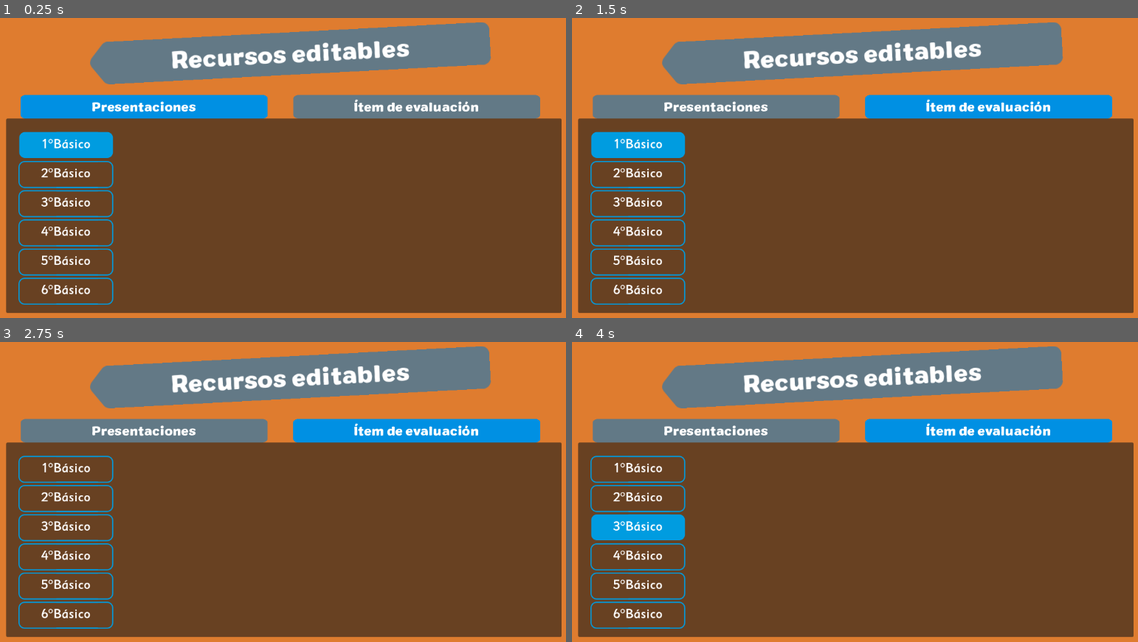
Above: before the commit, frames 1-4 (two rows, left to right).
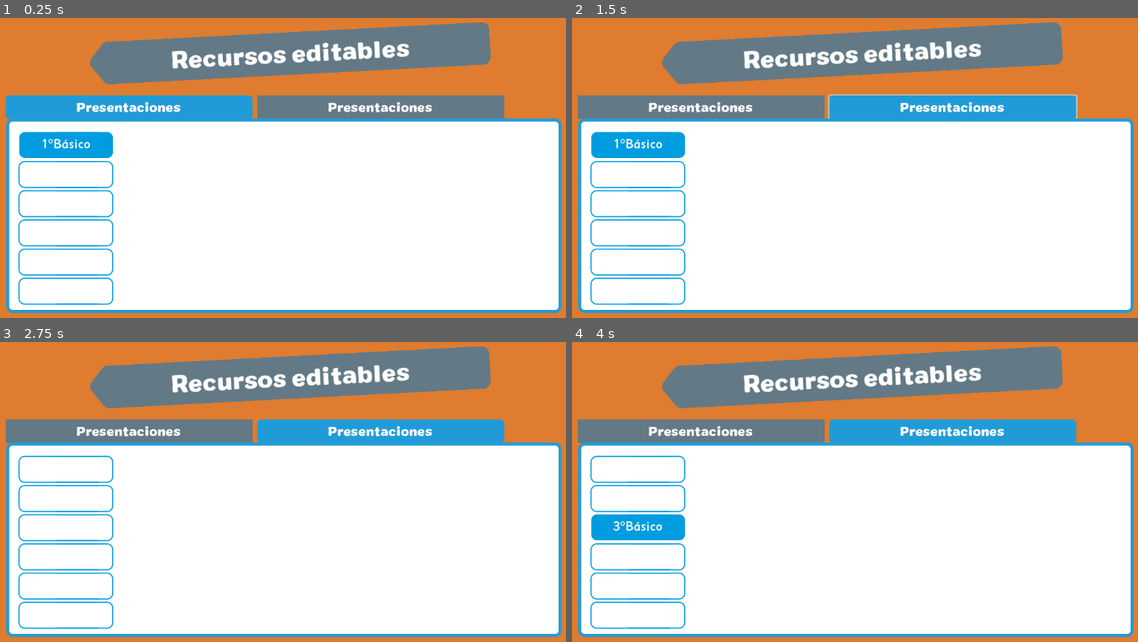
Above: after the commit, the same moments.

Repository: dhigueraf/Reader
Game: Godot game, scene res://Escenas/Editables2.tscn
Two runs of this game, one before a commit and one after it. Both use one fixed random seed, a clock stepped at 60 frames per second and the inputs below. This scene is started directly instead of the project's main scene.
Inputs:
- Up to frame 1 (0.25 s): no input
- Up to frame 2 (1.5 s): click "Presentaciones" at 0.5 s; click "Ítem de evaluación" (after the commit: "Presentaciones") at 1.25 s
- Up to frame 3 (2.75 s): click "1°Básico" at 2 s
- Up to frame 4 (4 s): click "2°Básico" at 2.75 s; click "3°Básico" at 3.5 s

The runs differ from the first frame. In frame 1, 67% of the frame differs, in the area x 0-100%, y 25-99%; in frame 2, 66%; in frame 3, 68%; in frame 4, 66%.
Error in both runs: Invalid access to property or key 'folders' on a base object of type 'Dictionary'. (res://Scripts/Editables2.gd:28)

Commit message:
ADD some style

Diff:
--- a/Escenas/Editables2.tscn
+++ b/Escenas/Editables2.tscn
@@ -1,10 +1,8 @@
-[gd_scene load_steps=12 format=3 uid="uid://2m2nhcxj7aaj"]
+[gd_scene load_steps=13 format=3 uid="uid://2m2nhcxj7aaj"]
 
 [ext_resource type="Script" path="res://Scripts/Editables2.gd" id="1_hop3w"]
 [ext_resource type="Texture2D" uid="uid://dcfqb5gpl3tb4" path="res://Sprites/GUI/IconFlecha.png" id="2_b3gj2"]
 [ext_resource type="FontFile" uid="uid://b1talsa0wfwtk" path="res://fonts/j foundry - colby black.otf" id="3_nxvjh"]
-[ext_resource type="Texture2D" uid="uid://dshmwi088ei1a" path="res://Sprites/GUI/btnTxt.png" id="4_p38ix"]
-[ext_resource type="Texture2D" uid="uid://dwmwhyxtgcw3g" path="res://Sprites/GUI/btnTxtChecked.png" id="5_o4roa"]
 [ext_resource type="Texture2D" uid="uid://chcl6h1t8i0ei" path="res://Sprites/GUI/btn_transpaente.png" id="6_nop83"]
 [ext_resource type="Texture2D" uid="uid://mslmdufus0g4" path="res://Sprites/GUI/btn_transpaente_relleno.png" id="7_spkvv"]
 [ext_resource type="FontFile" uid="uid://b0egmodgvdla" path="res://fonts/SassoonSansStd-Medium.otf" id="8_f0aod"]
@@ -13,9 +11,30 @@
 font = ExtResource("3_nxvjh")
 font_size = 45
 
-[sub_resource type="LabelSettings" id="LabelSettings_xwsyd"]
-font = ExtResource("3_nxvjh")
-font_size = 24
+[sub_resource type="StyleBoxFlat" id="StyleBoxFlat_qb03l"]
+bg_color = Color(0.388235, 0.47451, 0.52549, 1)
+
+[sub_resource type="StyleBoxFlat" id="StyleBoxFlat_uqave"]
+bg_color = Color(0.294118, 0.72549, 0.964706, 1)
+
+[sub_resource type="StyleBoxFlat" id="StyleBoxFlat_x0ab7"]
+bg_color = Color(0.129412, 0.607843, 0.843137, 1)
+corner_radius_top_left = 8
+corner_radius_top_right = 8
+corner_radius_bottom_right = 8
+corner_radius_bottom_left = 8
+
+[sub_resource type="StyleBoxFlat" id="StyleBoxFlat_5n5n6"]
+bg_color = Color(1, 1, 1, 1)
+border_width_left = 6
+border_width_top = 6
+border_width_right = 6
+border_width_bottom = 6
+border_color = Color(0.129412, 0.607843, 0.843137, 1)
+corner_radius_top_left = 12
+corner_radius_top_right = 12
+corner_radius_bottom_right = 12
+corner_radius_bottom_left = 12
 
 [sub_resource type="LabelSettings" id="LabelSettings_w81va"]
 font = ExtResource("8_f0aod")
@@ -59,64 +78,47 @@
 horizontal_alignment = 1
 vertical_alignment = 1
 
-[node name="BtnPresencaciones" type="TextureButton" parent="CanvasLayer/Control"]
-layout_mode = 1
-anchors_preset = -1
-anchor_left = 0.046
-anchor_top = 0.321
-anchor_right = 0.464
-anchor_bottom = 0.392
-offset_left = 0.00799179
-offset_top = -0.00801086
-offset_right = 0.471985
-offset_bottom = -0.016037
+[node name="BtnPresencaciones" type="Button" parent="CanvasLayer/Control"]
+layout_mode = 1
+anchors_preset = -1
+anchor_left = 0.021
+anchor_top = 0.323
+anchor_right = 0.439
+anchor_bottom = 0.394
+offset_left = -0.192009
+offset_top = -0.304016
+offset_right = 0.271912
+offset_bottom = -0.312057
+theme_override_colors/font_color = Color(1, 1, 1, 1)
+theme_override_fonts/font = ExtResource("3_nxvjh")
+theme_override_font_sizes/font_size = 24
+theme_override_styles/normal = SubResource("StyleBoxFlat_qb03l")
+theme_override_styles/hover = SubResource("StyleBoxFlat_uqave")
+theme_override_styles/pressed = SubResource("StyleBoxFlat_x0ab7")
 toggle_mode = true
 button_pressed = true
-texture_normal = ExtResource("4_p38ix")
-texture_pressed = ExtResource("5_o4roa")
-ignore_texture_size = true
-stretch_mode = 0
-
-[node name="Label" type="Label" parent="CanvasLayer/Control/BtnPresencaciones"]
-layout_mode = 1
-anchors_preset = 15
-anchor_right = 1.0
-anchor_bottom = 1.0
-grow_horizontal = 2
-grow_vertical = 2
 text = "Presentaciones"
-label_settings = SubResource("LabelSettings_xwsyd")
-horizontal_alignment = 1
-vertical_alignment = 1
-
-[node name="BtnEvaluaciones" type="TextureButton" parent="CanvasLayer/Control"]
-layout_mode = 1
-anchors_preset = -1
-anchor_left = 0.508
-anchor_top = 0.321
-anchor_right = 0.926
-anchor_bottom = 0.392
-offset_left = -0.216003
-offset_top = -0.00801086
-offset_right = 0.247925
-offset_bottom = -0.016037
-toggle_mode = true
-texture_normal = ExtResource("4_p38ix")
-texture_pressed = ExtResource("5_o4roa")
-ignore_texture_size = true
-stretch_mode = 0
-
-[node name="Label" type="Label" parent="CanvasLayer/Control/BtnEvaluaciones"]
-layout_mode = 1
-anchors_preset = 15
-anchor_right = 1.0
-anchor_bottom = 1.0
-grow_horizontal = 2
-grow_vertical = 2
-text = "Ítem de evaluación"
-label_settings = SubResource("LabelSettings_xwsyd")
-horizontal_alignment = 1
-vertical_alignment = 1
+
+[node name="BtnEvaluaciones" type="Button" parent="CanvasLayer/Control"]
+layout_mode = 1
+anchors_preset = -1
+anchor_left = 0.447
+anchor_top = 0.323
+anchor_right = 0.865
+anchor_bottom = 0.394
+offset_left = 0.0559692
+offset_top = -0.304016
+offset_right = 0.519897
+offset_bottom = -0.312057
+theme_override_colors/font_color = Color(1, 1, 1, 1)
+theme_override_fonts/font = ExtResource("3_nxvjh")
+theme_override_font_sizes/font_size = 24
+theme_override_styles/normal = SubResource("StyleBoxFlat_qb03l")
+theme_override_styles/hover = SubResource("StyleBoxFlat_uqave")
+theme_override_styles/pressed = SubResource("StyleBoxFlat_x0ab7")
+toggle_mode = true
+button_pressed = true
+text = "Presentaciones"
 
 [node name="Panel" type="Panel" parent="CanvasLayer/Control"]
 layout_mode = 1
@@ -129,6 +131,7 @@
 offset_top = -0.0160065
 offset_right = -0.375977
 offset_bottom = 0.255981
+theme_override_styles/panel = SubResource("StyleBoxFlat_5n5n6")
 
 [node name="Presentaciones" type="Control" parent="CanvasLayer/Control/Panel"]
 layout_mode = 1
--- a/project.godot
+++ b/project.godot
@@ -10,9 +10,9 @@
 
 [application]
 
-config/name="Pdf Loader"
+config/name="SumoPrimeroGDD"
 run/main_scene="res://Escenas/FirstLoad.tscn"
-config/features=PackedStringArray("4.1")
+config/features=PackedStringArray("4.2")
 boot_splash/bg_color=Color(0, 0, 0, 1)
 boot_splash/image="res://backgrounds/logo bg.png"
 config/icon="res://icon.png"
@@ -20,7 +20,7 @@
 [autoload]
 
 Global="*res://Scripts/Global.gd"
-Firebase="*res://Scripts/Firebase.gd"
+Firebase="res://Scripts/Firebase.gd"
 
 [display]
 
Not shown, changed: AG_Snake_with_Scales_v1.gcode
